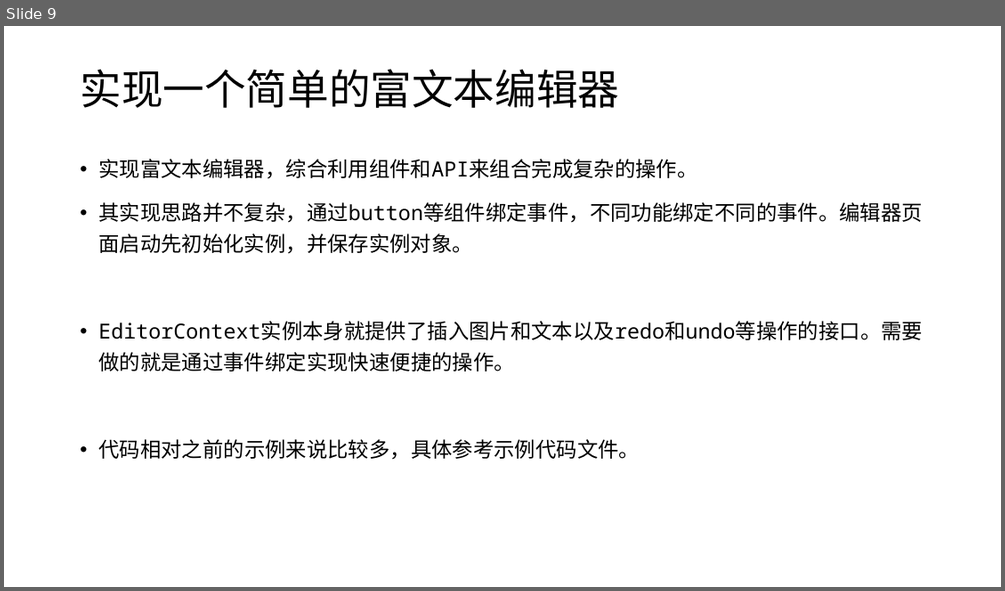
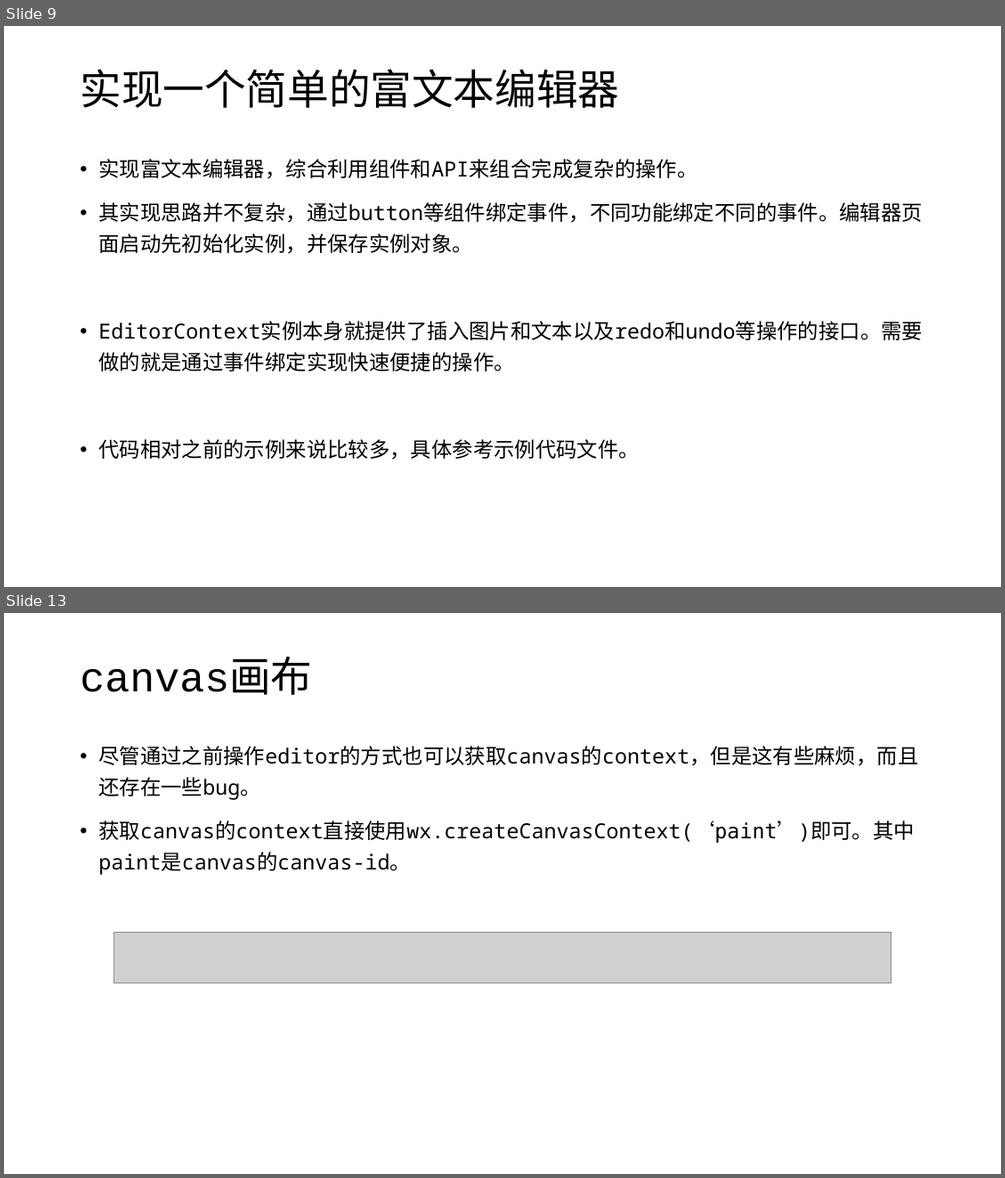
Before and after one commit to edu2act/course-wechat-and-miniprogram, a slide deck: materials/ch04/ch04-复杂组件使用和API调用.pptx. Shown one above the other, each under a label of ours: slide 9 before the commit, slides 9 and 13 after it; the slides between them are not shown. The pictures are 1005x591 and 1005x1178 pixels, drawn with LibreOffice and Linux fonts; fonts in the diff are those of the drawing; grey boxes stand for pictures. Boxes give left, top, right and bottom in pixels: in the first picture for what was removed or moved away, otherwise in the second. Text is boxed around its words. In the diff, an @@ line names an element or a change of style, - is before the commit and + after.

```diff
--- a/materials/ch04/ch04-复杂组件使用和API调用.pptx
+++ b/materials/ch04/ch04-复杂组件使用和API调用.pptx
@@ slide 13 added at (4, 613, 1001, 1174), background #FFFFFF @@
@@ title added at (80, 662, 312, 695), 40 pt, text #000000 @@
+canvas画布
@@ text added at (98, 746, 918, 875), 20 pt, text #000000 @@
+• 尽管通过之前操作editor的方式也可以获取canvas的context，但是这有些麻烦，而且还存在一些bug。
+• 获取canvas的context直接使用wx.createCanvasContext(‘paint’)即可。其中paint是canvas的canvas-id。
@@ picture added at (114, 933, 890, 982) @@
```
Also in this commit, not shown: 6 slides changed, 1 other slide added, 5 slides removed.
